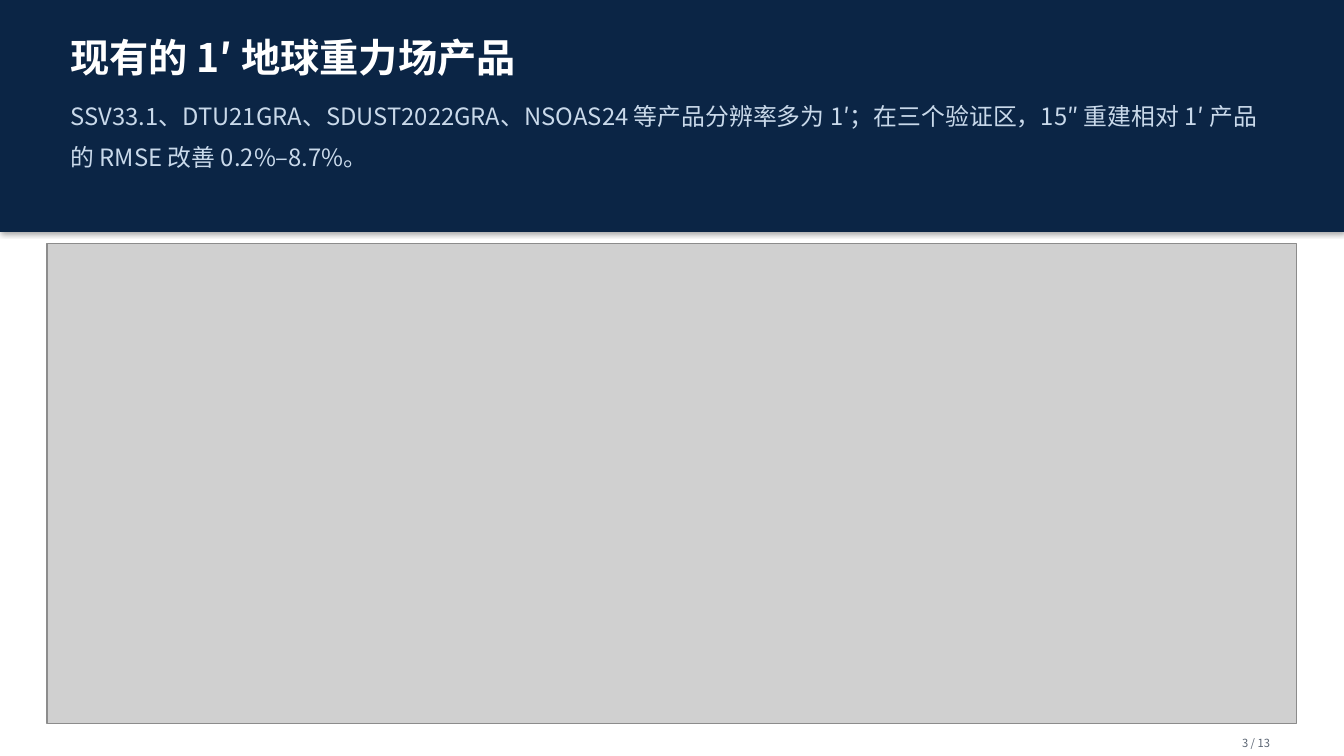
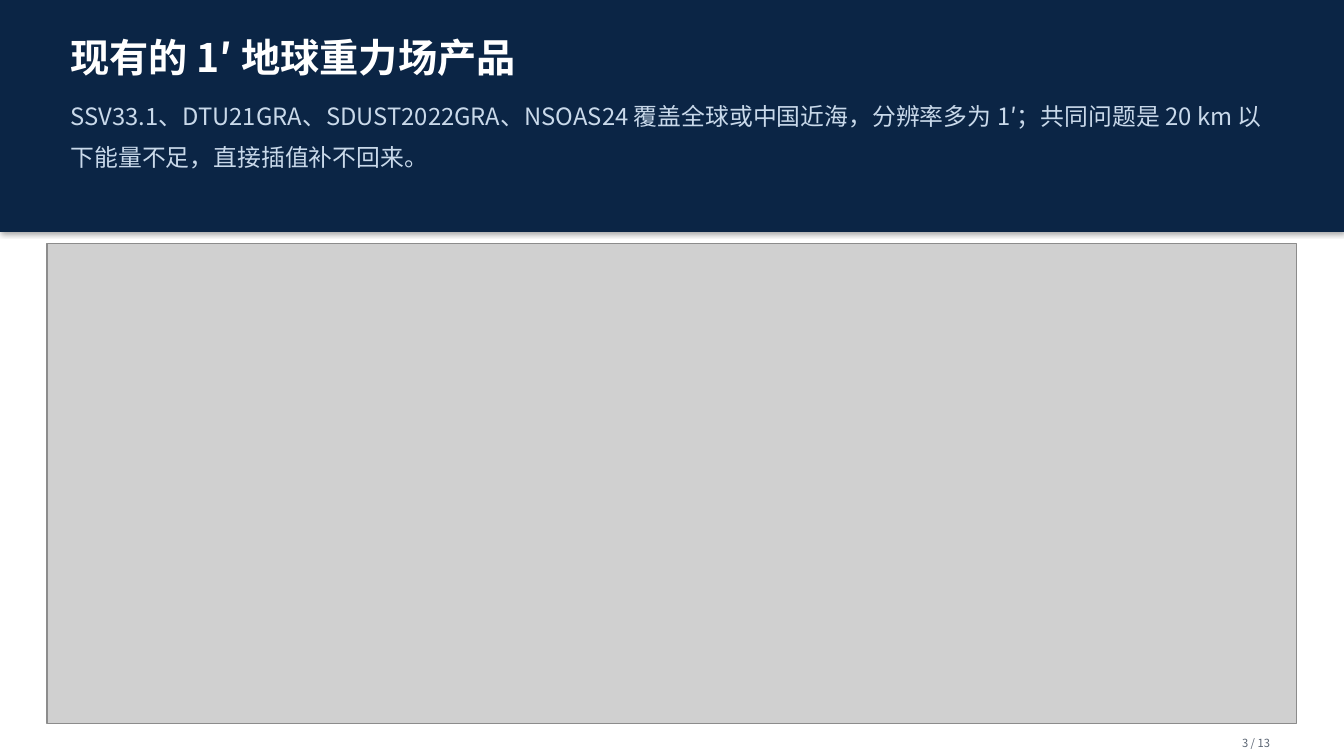
Before and after one commit to shuyunkai/kalman_gravity, a slide deck: slide 3 of ppt/汇报_新结构_13页.pptx. Drawn at 1344x756 pixels with LibreOffice and Linux fonts; fonts in the diff are those of the drawing; grey boxes stand for pictures. Boxes give left, top, right and bottom in pixels: in the first picture for what was removed or moved away, otherwise in the second. Text is boxed around its words. In the diff, an @@ line names an element or a change of style, - is before the commit and + after.

```diff
--- a/ppt/汇报_新结构_13页.pptx
+++ b/ppt/汇报_新结构_13页.pptx
@@ text at (71,105,1262,168): text changed @@
-SSV33.1、DTU21GRA、SDUST2022GRA、NSOAS24 等产品分辨率多为 1′；在三个验证区，15″ 重建相对 1′ 产品的 RMSE 改善 0.2%–8.7%。
+SSV33.1、DTU21GRA、SDUST2022GRA、NSOAS24 覆盖全球或中国近海，分辨率多为 1′；共同问题是 20 km 以下能量不足，直接插值补不回来。
```
Also in this commit, not shown: 11 other slides changed, 1 other file.
